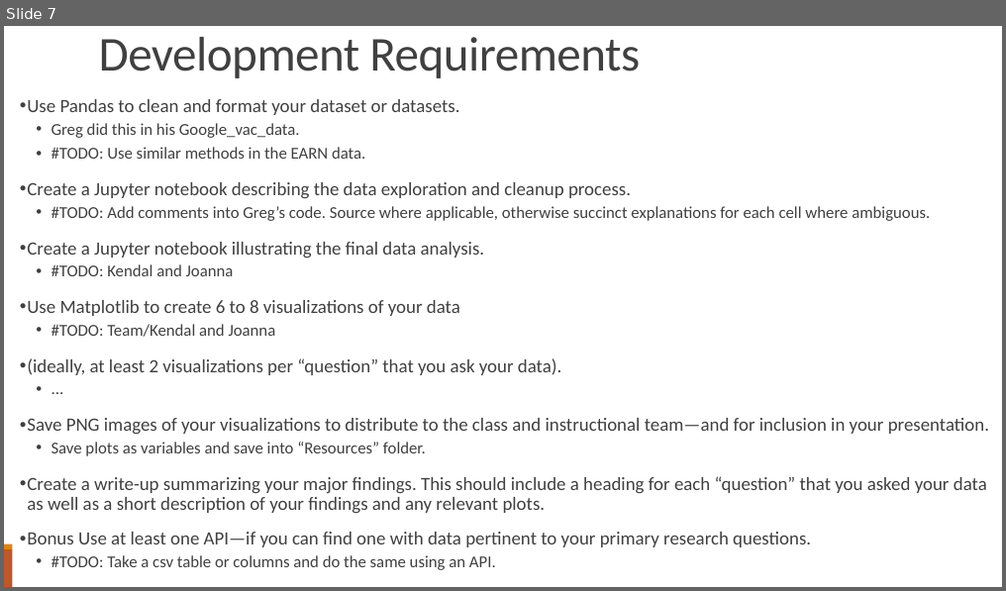
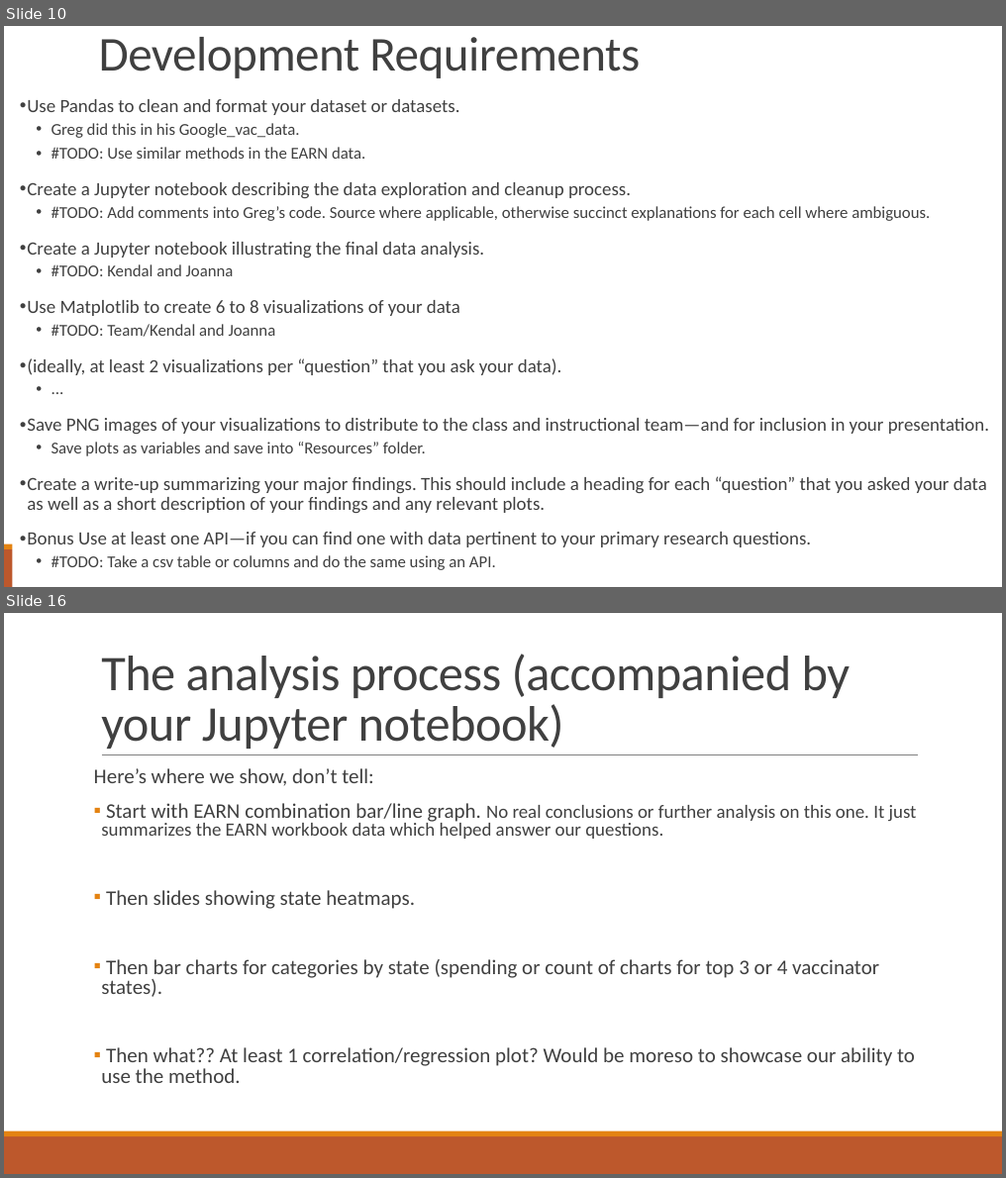
Before and after one commit to Evdawg/Project_1_Covid_Data, a slide deck: Project notes.pptx. Shown one above the other, each under a label of ours: slide 7 before the commit, slides 10 and 16 after it; the slides between them are not shown. The pictures are 1006x591 and 1006x1178 pixels, drawn with LibreOffice and Linux fonts; fonts in the diff are those of the drawing. Boxes give left, top, right and bottom in pixels: in the first picture for what was removed or moved away, otherwise in the second. Text is boxed around its words. In the diff, an @@ line names an element or a change of style, - is before the commit and + after.

```diff
--- a/Project notes.pptx
+++ b/Project notes.pptx
@@ slide 16 added at box(4, 613, 1002, 1174), background #FFFFFF; not listed: 2 template elements that a slide beside it also shows @@
@@ title added at box(101, 654, 849, 749), 48 pt, text #404040 @@
+The analysis process (accompanied by your Jupyter notebook)
@@ line added from (102, 756) to (918, 756), #808080 0.5 pt @@
@@ text added at box(94, 768, 917, 1083), 20 pt, text #404040 @@
+Here’s where we show, don’t tell:
+▪ Start with EARN combination bar/line graph. No real conclusions or further analysis on this one. It just summarizes the EARN workbook data which helped answer our questions.
+▪ Then slides showing state heatmaps.
+▪ Then bar charts for categories by state (spending or count of charts for top 3 or 4 vaccinator states).
+▪ Then what?? At least 1 correlation/regression plot? Would be moreso to showcase our ability to use the method.
@@ what was slide 7 is now slide 10 @@
```
Also in this commit, not shown: 3 slides changed, 6 other slides added.
